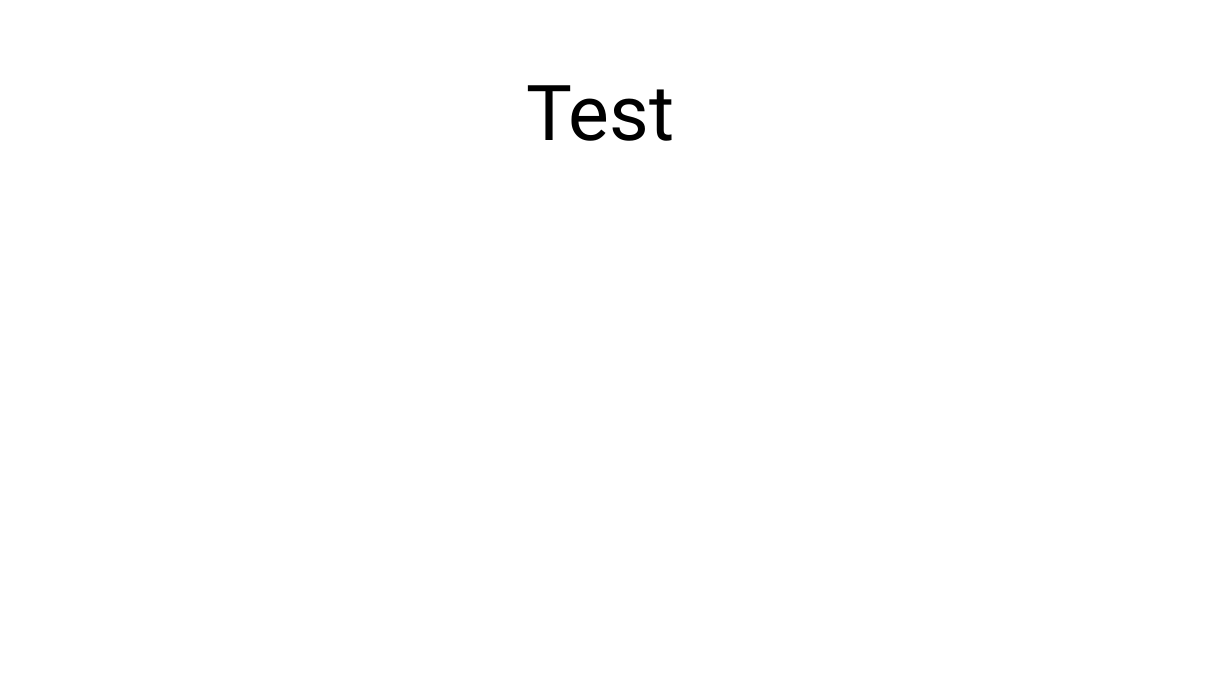
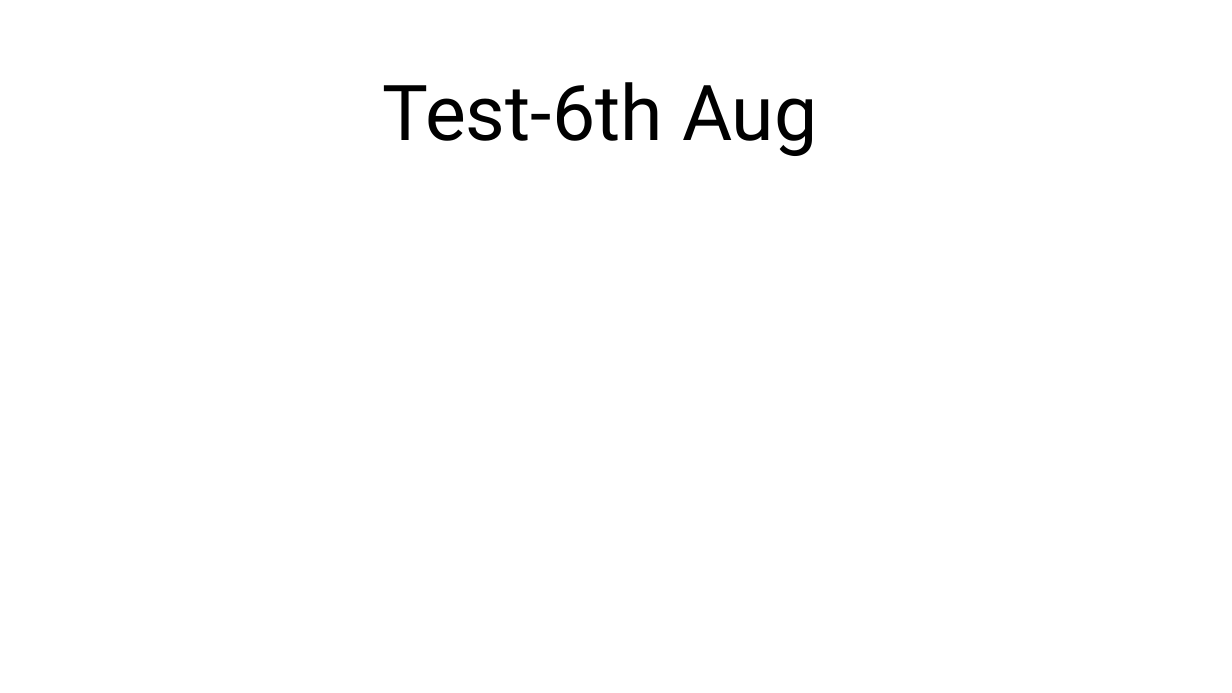
Before and after one commit to Rohan8590/Analysis, a slide deck: slide 1 of Ppt.pptx. Drawn at 1232x693 pixels with LibreOffice and Linux fonts; fonts in the diff are those of the drawing. Boxes give left, top, right and bottom in pixels: in the first picture for what was removed or moved away, otherwise in the second. Text is boxed around its words. In the diff, an @@ line names an element or a change of style, - is before the commit and + after.

```diff
--- a/Ppt.pptx
+++ b/Ppt.pptx
@@ title at bbox=[383, 82, 817, 156]: text changed @@
-Test
+Test-6th Aug
```
Also in this commit, not shown: 1 other file.
